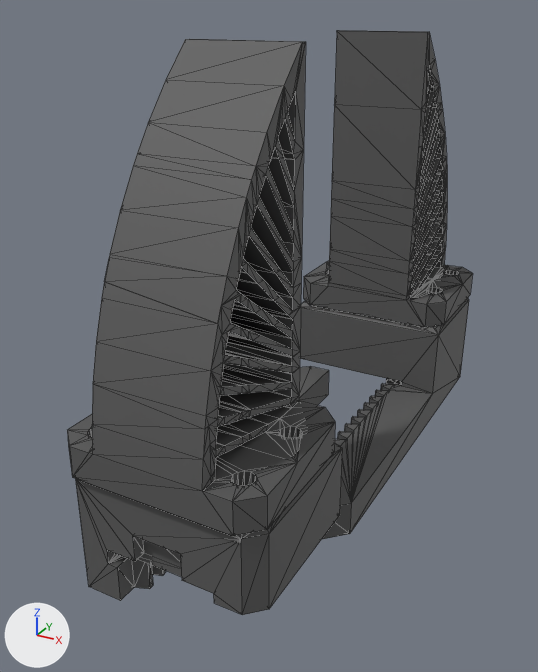
What one commit did to the glTF model docs/assets/models/ssg48/jaws_finray.glb.
Before and after are seen from a 50 mm camera at (0.0514, -0.111, 0.068) aimed at (-0.0051, -0.0081, 0.0166). The lights are fixed; the arrows at lower left show +X, +Y and +Z. The first picture is the older version. Mesh edges are drawn as thin lines. Where no turn or scale is listed for an object, it has been applied to the vertices.

The first picture shows 'jaw1', 'jaw2'.
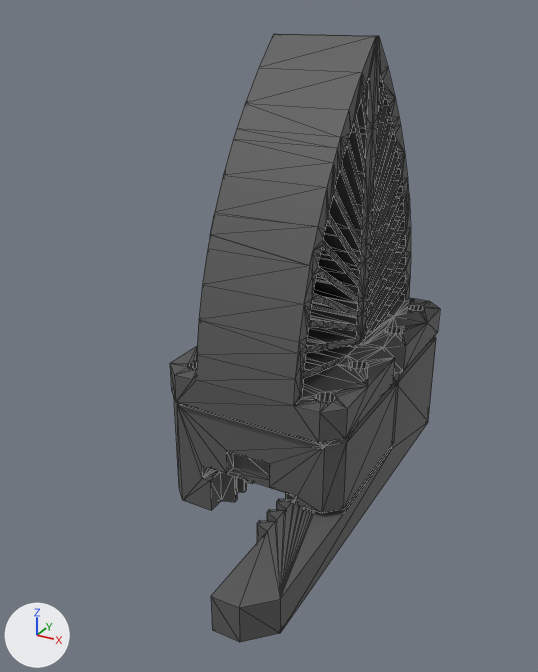
Commit message: Configurator: the jaws open apart from the closed position

What differs and where, as boxes (x1, y1, x2, y2) in the pictures (538 x 672 px):
'jaw2', moved
    before: (67, 39, 343, 615)
    after: (170, 34, 399, 513)
'jaw1', moved
    before: (300, 30, 473, 539)
    after: (211, 34, 440, 642)

The edits, one by one:
me_jaw1 is used by ob_jaw1; location (0.0, 0.0, 0.0).
me_jaw1 had 969 vertices, 2014 faces and spanned x -0.0157..0.0157, y -0.0228..0.0495, z -0.0099..0.0644.
me_jaw1 now has 969 vertices, 2014 faces and spans x -0.0157..0.0157, y -0.0468..0.0255, z -0.0099..0.0644.
me_jaw1 part 1: the whole mesh is moved by (0.0, -0.024, 0.0).
me_jaw2 is used by ob_jaw2; location (0.0, 0.0, 0.0).
me_jaw2 had 969 vertices, 2014 faces and spanned x -0.0157..0.0157, y -0.0495..0.0228, z -0.0099..0.0644.
me_jaw2 now has 969 vertices, 2014 faces and spans x -0.0157..0.0157, y -0.0255..0.0468, z -0.0099..0.0644.
me_jaw2 part 2: the whole mesh is moved by (0.0, 0.024, 0.0).
